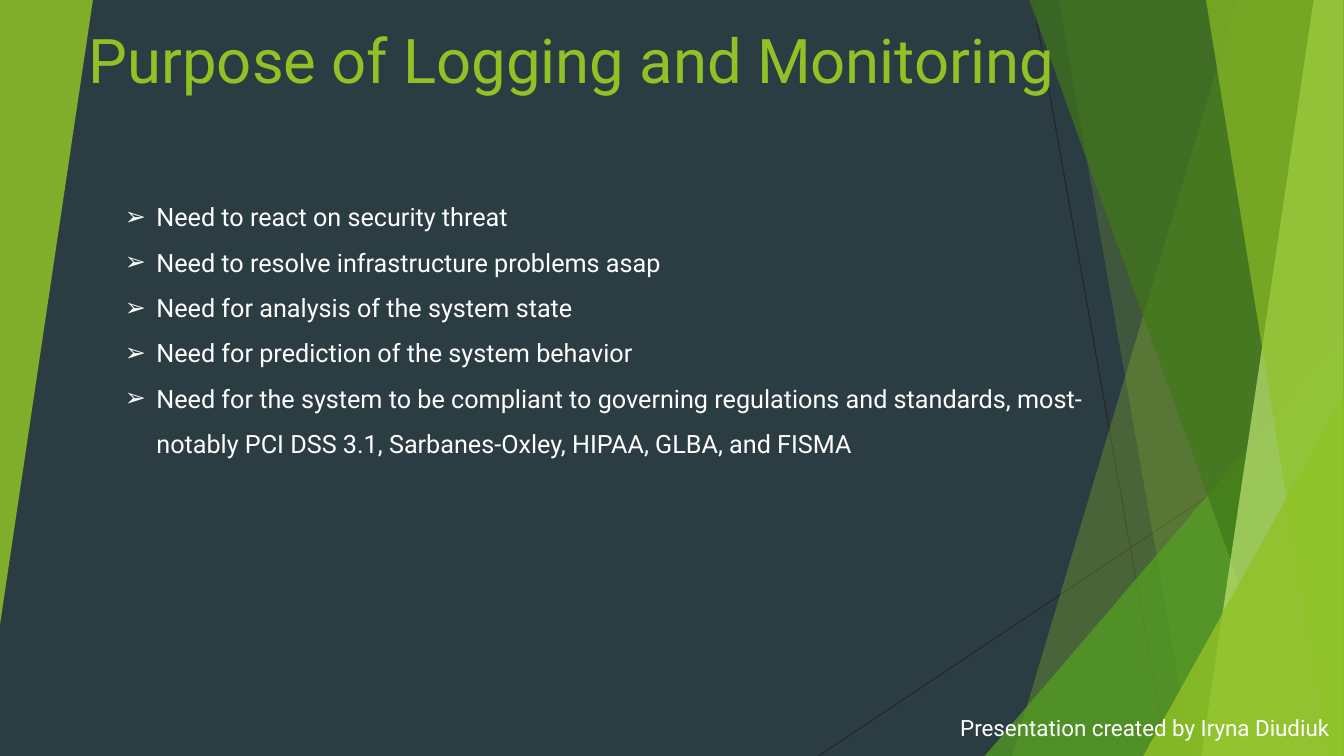
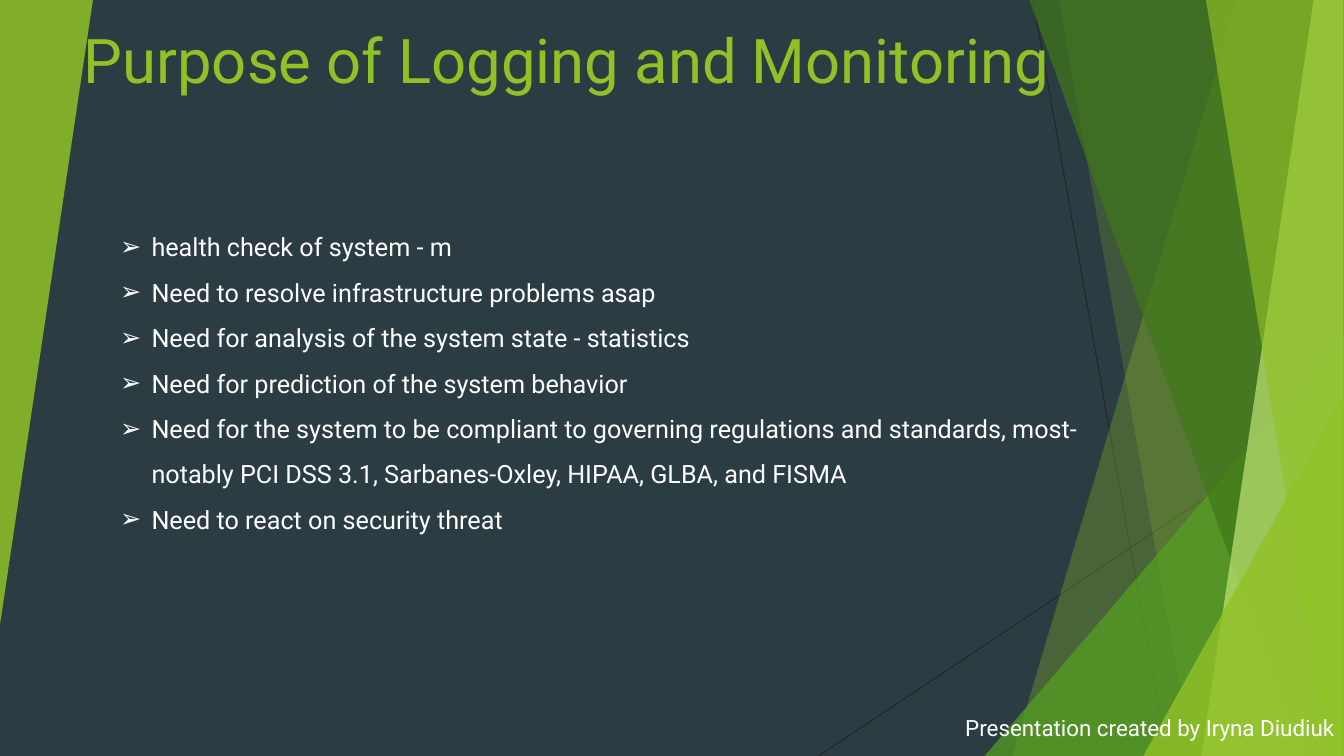
Before and after one commit to irynadiudiuk/Dev_Ops_Mentorship_Program, a slide deck: slide 3 of Logging_and_Monitoring.pptx. Drawn at 1344x756 pixels with LibreOffice and Linux fonts; fonts in the diff are those of the drawing. Boxes give left, top, right and bottom in pixels: in the first picture for what was removed or moved away, otherwise in the second. Text is boxed around its words. In the diff, an @@ line names an element or a change of style, - is before the commit and + after.

```diff
--- a/Logging_and_Monitoring.pptx
+++ b/Logging_and_Monitoring.pptx
@@ triangle removed at (x1=0, y1=0, x2=93, y2=625) @@
@@ freeform shape added at (x1=0, y1=0, x2=93, y2=625), fill #90C226 at 85% opacity @@
@@ title "Purpose of Logging and Monitoring" moved from (x1=89, y1=27, x2=1054, y2=96) to (x1=84, y1=27, x2=1049, y2=96) @@
@@ text at (x1=152, y1=237, x2=452, y2=262): text changed @@
-➢ Need to react on security threat
+➢ health check of system - m
@@ text at (x1=152, y1=328, x2=690, y2=353): text changed @@
-➢ Need for analysis of the system state
+➢ Need for analysis of the system state - statistics
@@ triangle removed at (x1=985, y1=336, x2=1344, y2=756) @@
@@ freeform shape added at (x1=985, y1=336, x2=1344, y2=756), fill #54A021 at 72% opacity @@
@@ triangle removed at (x1=1143, y1=396, x2=1344, y2=756) @@
@@ freeform shape added at (x1=1143, y1=396, x2=1344, y2=756), fill #90C226 at 80% opacity @@
@@ text at (x1=152, y1=510, x2=503, y2=535): paragraph added @@
+➢ Need to react on security threat
@@ subtitle "Presentation created by Iryna Diudiuk" moved from (x1=960, y1=715, x2=1329, y2=742) to (x1=965, y1=715, x2=1334, y2=742) @@
```
Also in this commit, not shown: 15 other slides changed, 1 slide removed.
